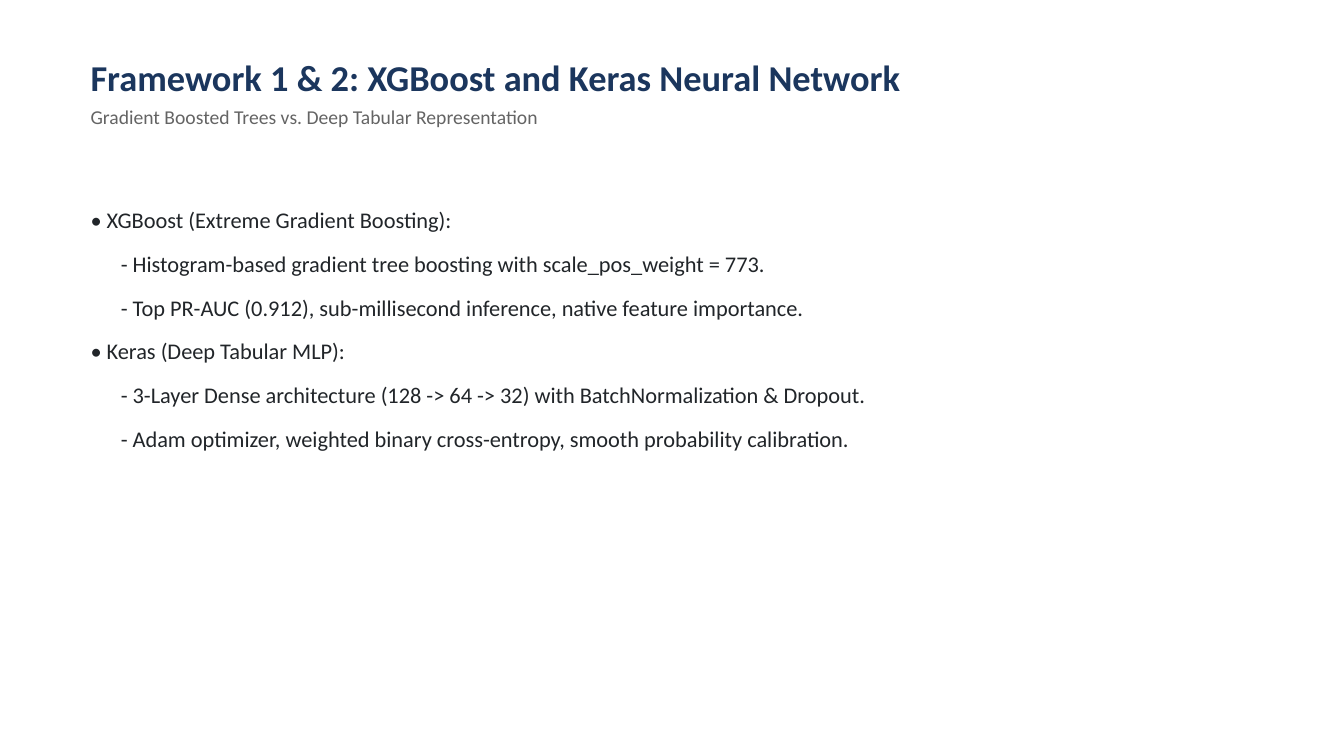
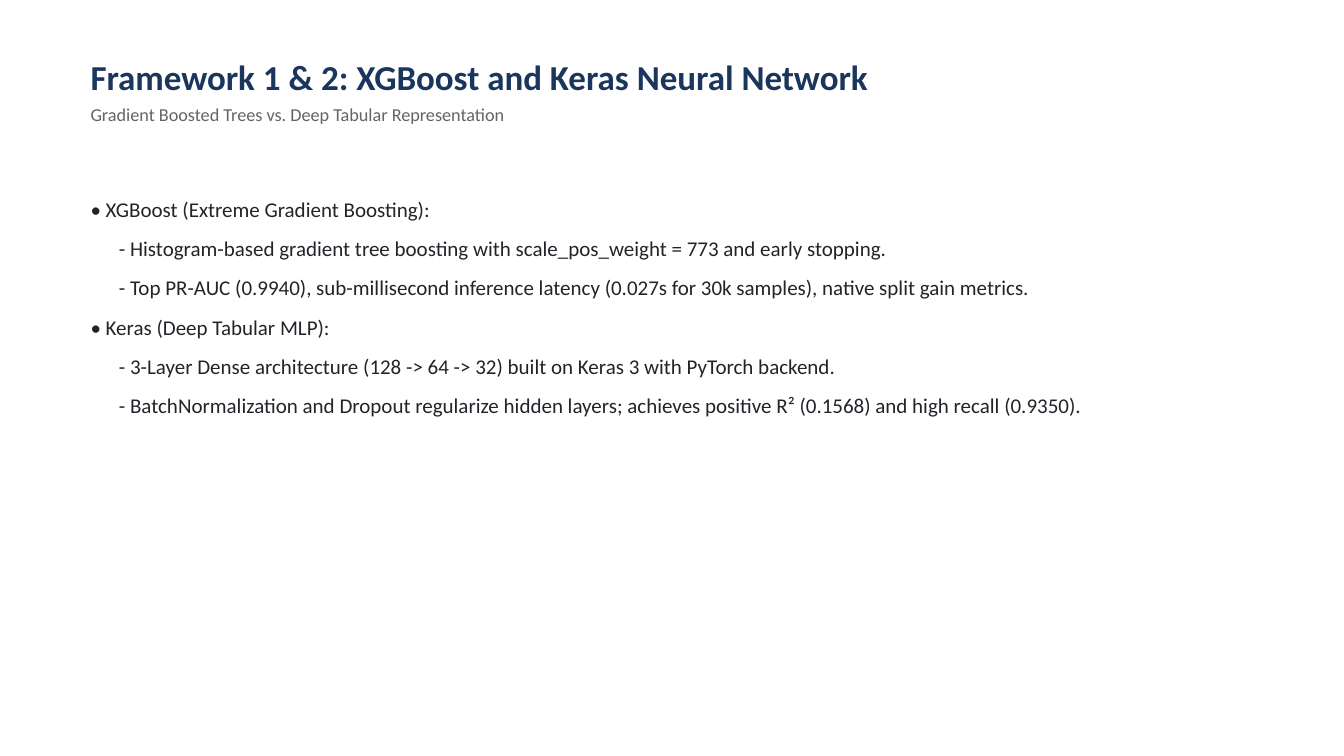
Before and after one commit to Akshayshetty742/online-payment-fraud-detection, a slide deck: slide 6 of presentation/online_payment_fraud_detection.pptx. Drawn at 1344x756 pixels with LibreOffice and Linux fonts; fonts in the diff are those of the drawing. Boxes give left, top, right and bottom in pixels: in the first picture for what was removed or moved away, otherwise in the second. Text is boxed around its words. In the diff, an @@ line names an element or a change of style, - is before the commit and + after.

```diff
--- a/presentation/online_payment_fraud_detection.pptx
+++ b/presentation/online_payment_fraud_detection.pptx
@@ text "Framework 1 & 2: XGBoost ..." at (91,65,868,124): size 26 to 25 pt in "Framework 1 & 2: XGBoost and Keras ..."; size 14 to 13 pt in "Gradient Boosted Trees vs. Deep Tabular Representation" @@
@@ text "• XGBoost (Extreme Gradient Boosting):": place and size @@
-text "• XGBoost (Extreme Gradient Boosting):" at (107,212,865,451)
+text "• XGBoost (Extreme Gradient Boosting):" at (106,202,1080,417)
@@ text at (106,202,430,339): size 16 to 15 pt in "• XGBoost (Extreme Gradient Boosting):", "• Keras (Deep Tabular MLP):"; less space between paragraphs @@
@@ text at (130,241,1029,299): text changed; size 16 to 15 pt @@
-- Histogram-based gradient tree boosting with scale_pos_weight = 773.
-- Top PR-AUC (0.912), sub-millisecond inference, native feature importance.
+- Histogram-based gradient tree boosting with scale_pos_weight = 773 and early stopping.
+- Top PR-AUC (0.9940), sub-millisecond inference latency (0.027s for 30k samples), native split gain metrics.
@@ text at (130,359,1080,417): text changed; size 16 to 15 pt @@
-- 3-Layer Dense architecture (128 -> 64 -> 32) with BatchNormalization & Dropout.
-- Adam optimizer, weighted binary cross-entropy, smooth probability calibration.
+- 3-Layer Dense architecture (128 -> 64 -> 32) built on Keras 3 with PyTorch backend.
+- BatchNormalization and Dropout regularize hidden layers; achieves positive R² (0.1568) and high recall (0.9350).
```
Also in this commit, not shown: 10 other slides changed, 27 other files.
